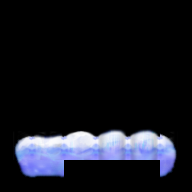
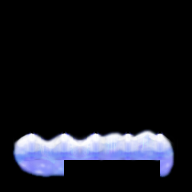
Two versions of the same layered image (192x192). Layer-by-layer changes:
showed group "4 (replace)" (4 layers) over [12, 128, 177, 178]
painted on "4 (replace) #3" over [32, 130, 160, 162]
painted on "3 (replace)" over [95, 131, 168, 160]
